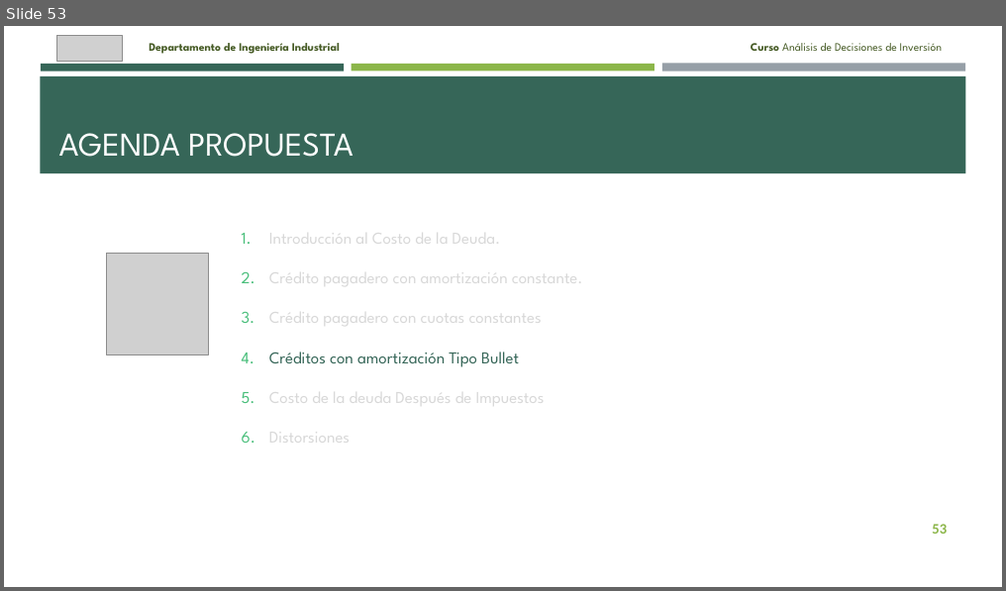
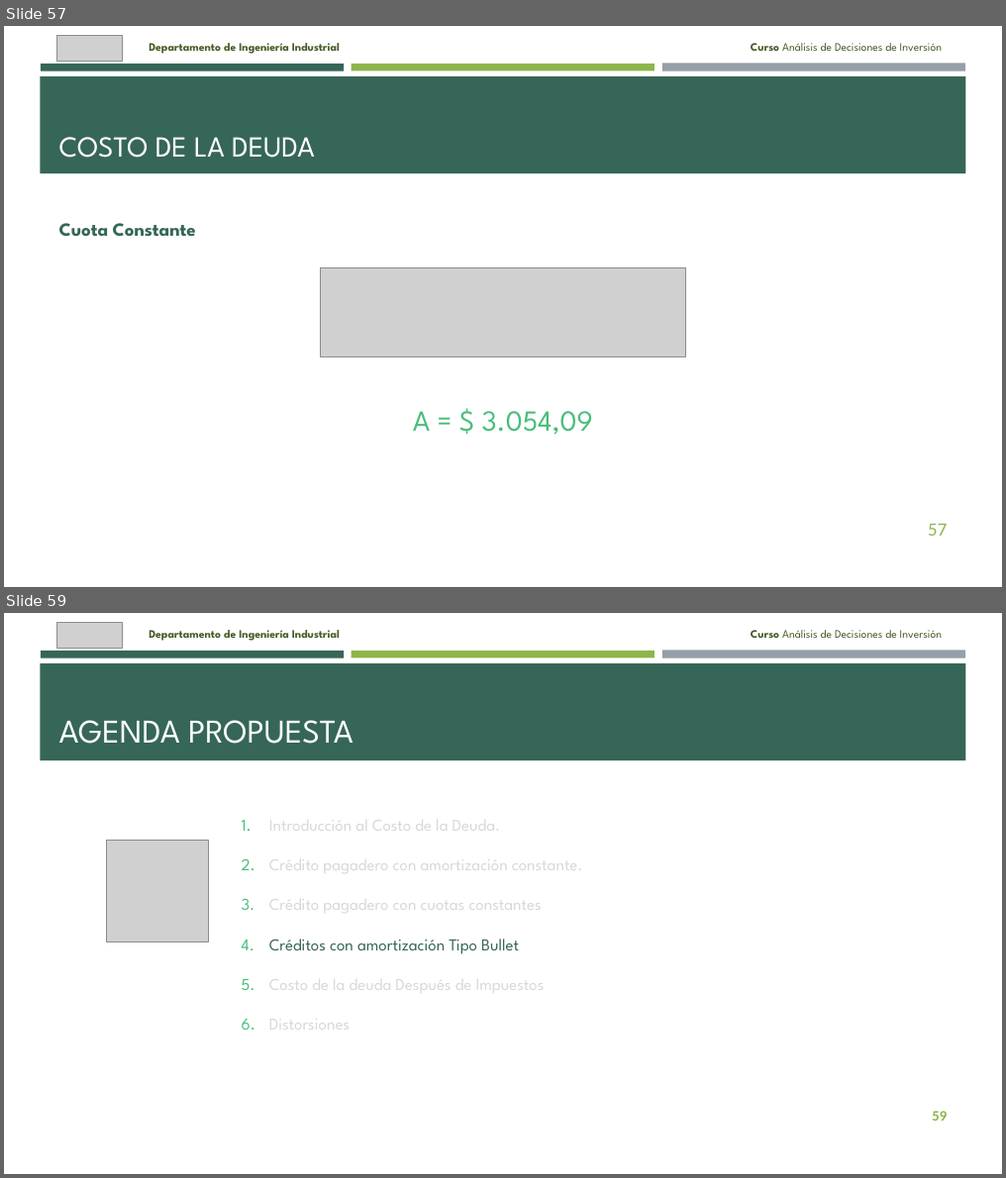
Before and after one commit to brigitte-castaneda/ANADEC_20262, a slide deck: 7.2. Anadec 202620 - Costo de la Deuda (Parte I).pptx. Shown one above the other, each under a label of ours: slide 53 before the commit, slides 57 and 59 after it; the slides between them are not shown. The pictures are 1006x591 and 1006x1178 pixels, drawn with LibreOffice and Linux fonts; fonts in the diff are those of the drawing; grey boxes stand for pictures. Boxes give left, top, right and bottom in pixels: in the first picture for what was removed or moved away, otherwise in the second. Text is boxed around its words. In the diff, an @@ line names an element or a change of style, - is before the commit and + after.

```diff
--- a/7.2. Anadec 202620 - Costo de la Deuda (Parte I).pptx
+++ b/7.2. Anadec 202620 - Costo de la Deuda (Parte I).pptx
@@ slide 57 added at [4, 26, 1002, 587], background #FFFFFF; not listed: 4 template elements that a slide beside it also shows @@
@@ picture added at [56, 36, 122, 62] @@
@@ text added at [149, 43, 340, 54], 11 pt, text #465B25, bold @@
+Departamento de Ingeniería Industrial
@@ text added at [750, 43, 942, 51], 11 pt, text #465B25 @@
+Curso Análisis de Decisiones de Inversión
@@ title added at [59, 137, 315, 158], 28 pt, text #FFFFFF @@
+COSTO DE LA DEUDA
@@ text added at [59, 223, 196, 237], 18 pt, text #366658, bold @@
+Cuota Constante
@@ picture added at [320, 268, 686, 357] @@
@@ text added at [413, 411, 593, 435], 28 pt, text #48BE7A @@
+A = $ 3.054,09
@@ page number added at [928, 524, 946, 536], 18 pt, text #8CB64A @@
+57
@@ what was slide 53 is now slide 59 @@
@@ page number at [932, 1111, 946, 1121]: text changed @@
-53
+59
```
Also in this commit, not shown: 1 slide changed, 5 other slides added, 1 other file.
